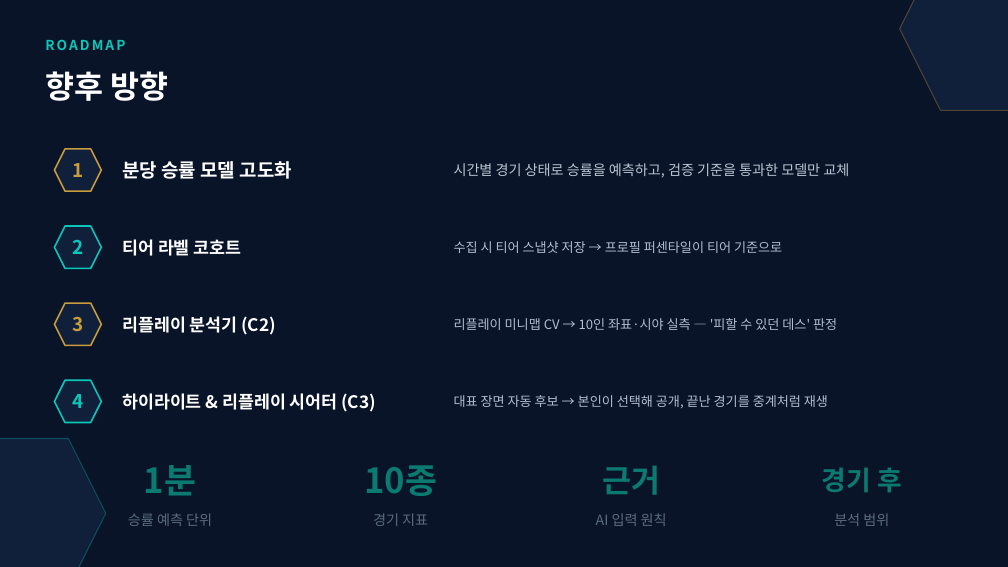
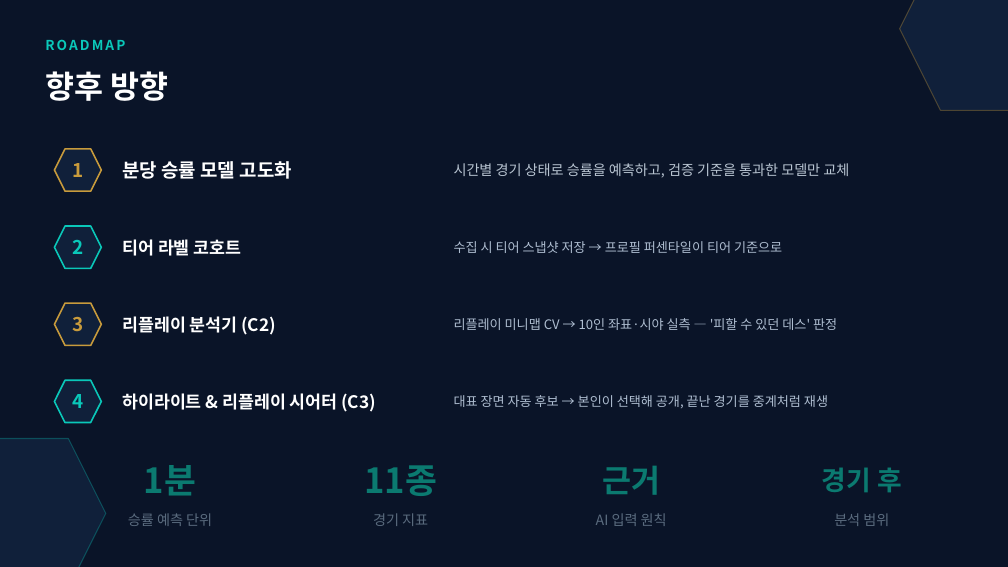
Before and after one commit to 03leedo/LoL_AI_Platform, a slide deck: slide 12 of docs/presentation/LoL_AI_플랫폼_발표_2026-07-21_v5_모델_AI리포트.pptx. Drawn at 1008x567 pixels with LibreOffice and Linux fonts; fonts in the diff are those of the drawing. Boxes give left, top, right and bottom in pixels: in the first picture for what was removed or moved away, otherwise in the second. Text is boxed around its words. In the diff, an @@ line names an element or a change of style, - is before the commit and + after.

```diff
--- a/docs/presentation/LoL_AI_플랫폼_발표_2026-07-21_v5_모델_AI리포트.pptx
+++ b/docs/presentation/LoL_AI_플랫폼_발표_2026-07-21_v5_모델_AI리포트.pptx
@@ text at [364, 465, 437, 496]: text changed @@
-10종
+11종
```
Also in this commit, not shown: 2 other slides changed, 3 other files.
